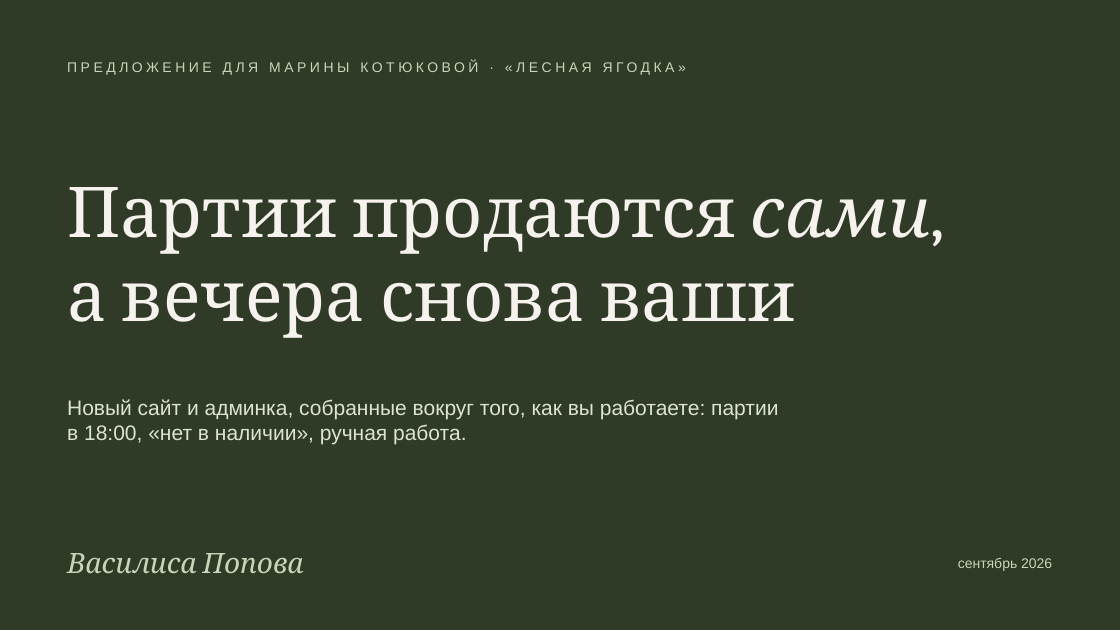
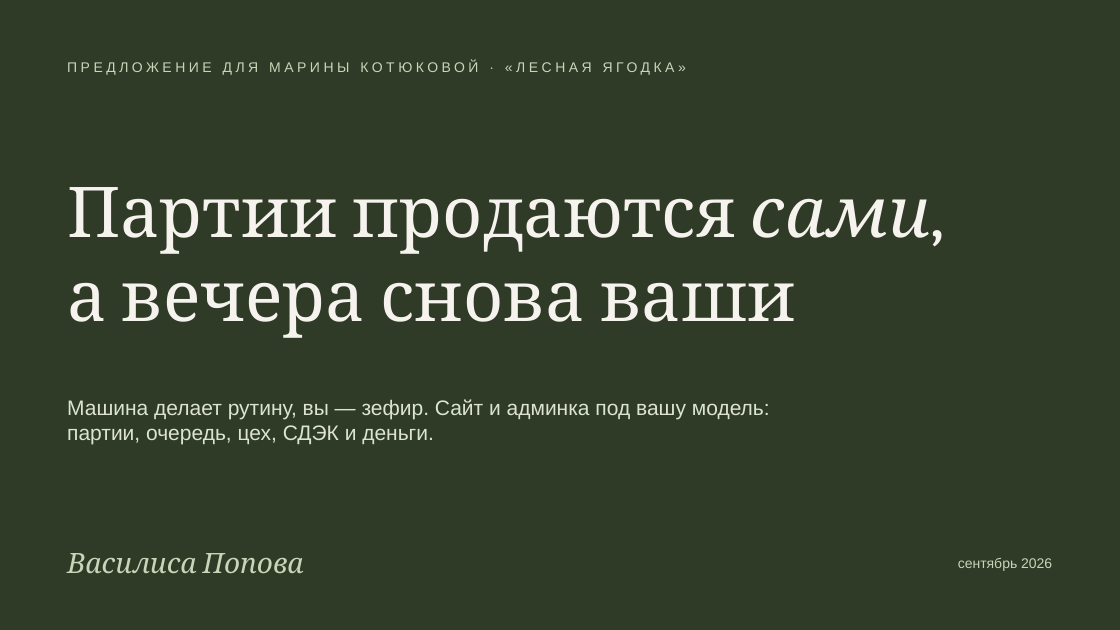
Before and after one commit to ellischment/svoya_ferma, a slide deck: slide 1 of docs/preview/lesnaya-yagodka-predlozhenie.pptx. Drawn at 1120x630 pixels with LibreOffice and Linux fonts; fonts in the diff are those of the drawing. Boxes give left, top, right and bottom in pixels: in the first picture for what was removed or moved away, otherwise in the second. Text is boxed around its words. In the diff, an @@ line names an element or a change of style, - is before the commit and + after.

```diff
--- a/docs/preview/lesnaya-yagodka-predlozhenie.pptx
+++ b/docs/preview/lesnaya-yagodka-predlozhenie.pptx
@@ text at (x1=67, y1=399, x2=770, y2=445): text changed @@
-Новый сайт и админка, собранные вокруг того, как вы работаете: партии в 18:00, «нет в наличии», ручная работа.
+Машина делает рутину, вы — зефир. Сайт и админка под вашу модель: партии, очередь, цех, СДЭК и деньги.
```
Also in this commit, not shown: 1 other slide changed, 3 slides added, 3 slides removed.
